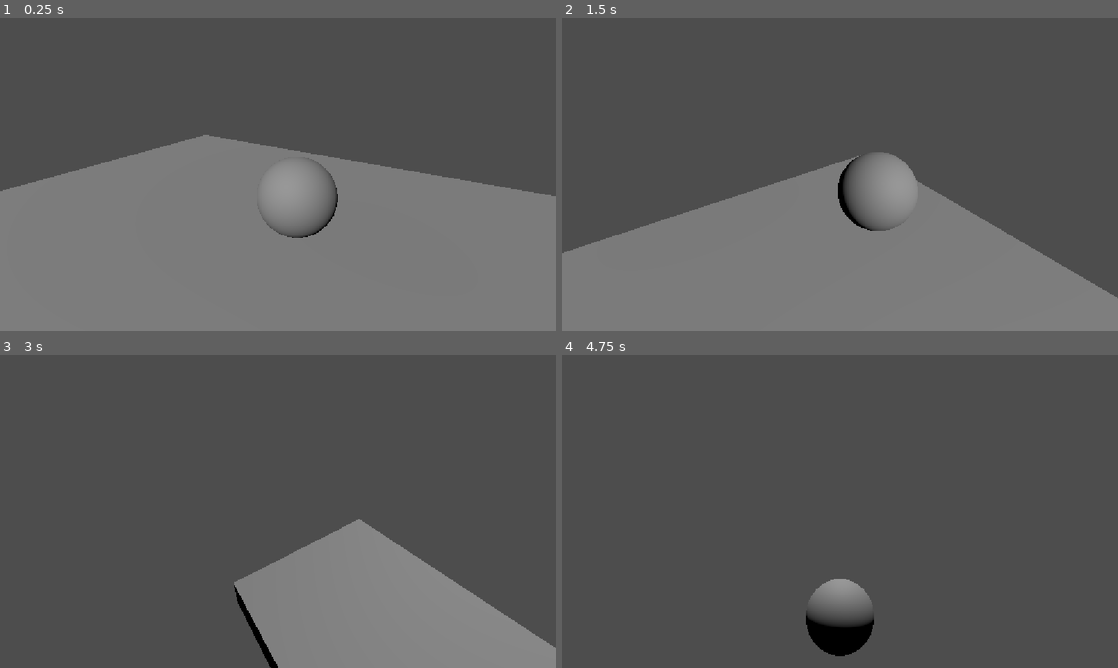
Above: before the commit, frames 1-4 (two rows, left to right).
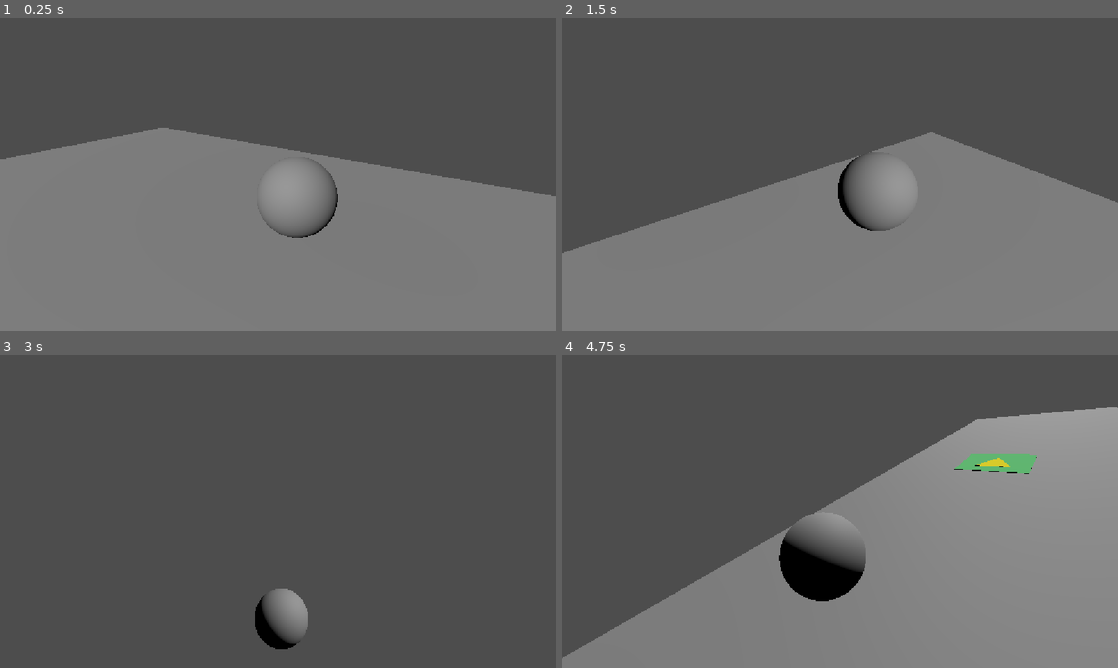
Above: after the commit, the same moments.

Repository: moisesc112/gnome-ball
Game: Godot game, scene res://scenes/levels/test_level.tscn
Two runs of this game, one before a commit and one after it. Both use one fixed random seed, a clock stepped at 60 frames per second and the inputs below. This scene is started directly instead of the project's main scene.
Inputs:
- Up to frame 1 (0.25 s): no input
- Up to frame 2 (1.5 s): hold D (Move_Right) 0.53-1.28 s; hold S (Move_Backward) from 1.28 s (still down)
- Up to frame 3 (3 s): release S (Move_Backward) at 2.03 s; hold D (Move_Right) 2.03-2.78 s; hold W (Move_Forward) from 2.78 s (still down)
- Up to frame 4 (4.75 s): release W (Move_Forward) at 3.53 s; hold A (Move_Left) from 3.53 s (still down)

The runs differ from the first frame. In frame 1, 2.6% of the frame differs, in the area x 0-37%, y 35-56%; in frame 2, 9.0%; in frame 3, 17%; in frame 4, 50%, in the area x 0-100%, y 16-100%.

Commit message:
added speed boost

Diff:
--- a/scenes/levels/test_level.tscn
+++ b/scenes/levels/test_level.tscn
@@ -5,20 +5,21 @@
 [ext_resource type="Script" uid="uid://qjf4ljdhimm8" path="res://scripts/camera/camera_rig.gd" id="3_6xh4u"]
 [ext_resource type="PackedScene" uid="uid://8m0ucssmnhnv" path="res://scenes/launch_pad.tscn" id="4_cyt5c"]
 [ext_resource type="PackedScene" uid="uid://d04bjlqglo2jg" path="res://scenes/lose_zone.tscn" id="5_48ne7"]
+[ext_resource type="PackedScene" uid="uid://b25g2igm28pmc" path="res://scenes/speed_boost.tscn" id="6_6xh4u"]
 
 [sub_resource type="PhysicsMaterial" id="PhysicsMaterial_7x1jh"]
 
 [sub_resource type="BoxMesh" id="BoxMesh_hfwtw"]
-size = Vector3(10, 1, 2)
+size = Vector3(15, 1, 2)
 
 [sub_resource type="BoxShape3D" id="BoxShape3D_2mu0v"]
 size = Vector3(10, 0.5, 10)
 
 [sub_resource type="BoxMesh" id="BoxMesh_gqk7g"]
-size = Vector3(10, 1, 5)
+size = Vector3(5, 1, 25)
 
 [sub_resource type="BoxShape3D" id="BoxShape3D_4uoea"]
-size = Vector3(10, 1, 5)
+size = Vector3(5, 1, 25)
 
 [node name="TestLevel" type="Node3D" unique_id=2010928926]
 
@@ -54,7 +55,7 @@
 transform = Transform3D(1, 0, 0, 0, 1, 0, 0, 0, 1, 0, 0.22607827, 6.391507)
 
 [node name="Platform2" type="StaticBody3D" parent="." unique_id=1602243227]
-transform = Transform3D(1, 0, 0, 0, 1, 0, 0, 0, 1, 0, -6.306587, 19.864285)
+transform = Transform3D(1, 0, 0, 0, 1, 0, 0, 0, 1, 0, -6.306587, 29.89085)
 
 [node name="MeshInstance3D" type="MeshInstance3D" parent="Platform2" unique_id=930038015]
 transform = Transform3D(1, 0, 0, 0, 1, 0, 0, 0, 1, 0, 0, -2.998291)
@@ -64,5 +65,23 @@
 transform = Transform3D(1, 0, 0, 0, 1, 0, 0, 0, 1, 0, 0, -2.9675999)
 shape = SubResource("BoxShape3D_4uoea")
 
+[node name="Platform3" type="StaticBody3D" parent="." unique_id=612208244]
+transform = Transform3D(0.9551763, -0.20387016, -0.18601918, 0.21465161, 0.97629154, 0.024197165, 0.20387016, -0.0727454, 0.8460638, -2.028607, -11.971998, 52.73679)
+physics_material_override = SubResource("PhysicsMaterial_7x1jh")
+
+[node name="MeshInstance3D" type="MeshInstance3D" parent="Platform3" unique_id=85712151]
+transform = Transform3D(1, 0, 0, 0, 0.5, 0, 0, 0, 5, 0, 0, -1.2524415)
+mesh = SubResource("BoxMesh_hfwtw")
+
+[node name="CollisionShape3D" type="CollisionShape3D" parent="Platform3" unique_id=1280849457]
+transform = Transform3D(1, 0, 0, 0, 1, 0, 0, 0, 1, -0.004398346, 0, -1.2465822)
+shape = SubResource("BoxShape3D_2mu0v")
+
 [node name="LoseZone" parent="." unique_id=1377013288 instance=ExtResource("5_48ne7")]
-transform = Transform3D(415.5171, 0, 0, 0, 1, 0, 0, 0, 111.074776, 0, -11.141736, 0)
+transform = Transform3D(415.5171, 0, 0, 0, 1, 0, 0, 0, 111.074776, 0, -31.518707, 0)
+
+[node name="Node3D3" parent="." unique_id=248625820 instance=ExtResource("6_6xh4u")]
+transform = Transform3D(-1, 0, 8.742278e-08, 0, 1, 0, -8.742278e-08, 0, -1, -0.01432085, -5.7936435, 22.056034)
+
+[node name="Node3D4" parent="." unique_id=1176691718 instance=ExtResource("6_6xh4u")]
+transform = Transform3D(-1, 0, 8.742278e-08, 0, 1, 0, -8.742278e-08, 0, -1, -0.01432085, -5.7936435, 31.119713)
--- /dev/null
+++ b/scenes/speed_boost.tscn
@@ -0,0 +1,48 @@
+[gd_scene format=3 uid="uid://b25g2igm28pmc"]
+
+[ext_resource type="Script" uid="uid://c1tw1gtp7clu2" path="res://scripts/speed_boost.gd" id="1_7wd3c"]
+
+[sub_resource type="StandardMaterial3D" id="StandardMaterial3D_gqk7g"]
+albedo_color = Color(0.40214106, 0.8226117, 0.48682433, 1)
+
+[sub_resource type="BoxMesh" id="BoxMesh_gqk7g"]
+material = SubResource("StandardMaterial3D_gqk7g")
+size = Vector3(1.5, 0.5, 1.5)
+
+[sub_resource type="BoxShape3D" id="BoxShape3D_4uoea"]
+size = Vector3(1.5, 0.5, 1.5)
+
+[sub_resource type="BoxShape3D" id="BoxShape3D_gqk7g"]
+size = Vector3(1.5, 0.25, 1.5)
+
+[sub_resource type="StandardMaterial3D" id="StandardMaterial3D_4uoea"]
+albedo_color = Color(0.9838988, 0.92064595, 3.080368e-06, 1)
+
+[sub_resource type="PrismMesh" id="PrismMesh_gqk7g"]
+material = SubResource("StandardMaterial3D_4uoea")
+size = Vector3(0.75, 0.75, 0.25)
+
+[node name="Node3D" type="Node3D" unique_id=248625820]
+script = ExtResource("1_7wd3c")
+
+[node name="StaticBody3D" type="StaticBody3D" parent="." unique_id=93325297]
+
+[node name="MeshInstance3D" type="MeshInstance3D" parent="StaticBody3D" unique_id=650446818]
+transform = Transform3D(1, 0, 0, 0, 1, 0, 0, 0, 1, 0, -0.25, 0)
+mesh = SubResource("BoxMesh_gqk7g")
+
+[node name="CollisionShape3D" type="CollisionShape3D" parent="StaticBody3D" unique_id=1093824098]
+transform = Transform3D(1, 0, 0, 0, 1, 0, 0, 0, 1, 0, -0.25, 0)
+shape = SubResource("BoxShape3D_4uoea")
+
+[node name="Area3D" type="Area3D" parent="." unique_id=1260450422]
+
+[node name="CollisionShape3D" type="CollisionShape3D" parent="Area3D" unique_id=1498973027]
+transform = Transform3D(1, 0, 0, 0, 1, 0, 0, 0, 1, 0, 0.0074462295, 0)
+shape = SubResource("BoxShape3D_gqk7g")
+
+[node name="MeshInstance3D" type="MeshInstance3D" parent="." unique_id=1576358800]
+transform = Transform3D(1, 0, 0, 0, -4.371139e-08, 1, 0, -1, -4.371139e-08, 0, -0.12, 0)
+mesh = SubResource("PrismMesh_gqk7g")
+
+[connection signal="body_entered" from="Area3D" to="." method="_on_area_3d_body_entered"]
--- /dev/null
+++ b/scripts/speed_boost.gd
@@ -0,0 +1,18 @@
+extends Node3D
+
+@export var boost_strength: float = 10.0
+
+# Called when the node enters the scene tree for the first time.
+func _ready() -> void:
+	pass # Replace with function body.
+
+
+# Called every frame. 'delta' is the elapsed time since the previous frame.
+func _process(delta: float) -> void:
+	pass
+
+
+func _on_area_3d_body_entered(body: Node3D) -> void:
+	if body is RigidBody3D:
+		var boost_direction := -global_basis.z.normalized()
+		body.apply_central_impulse(boost_direction * boost_strength * body.mass)
Not shown, added: scripts/speed_boost.gd.uid
